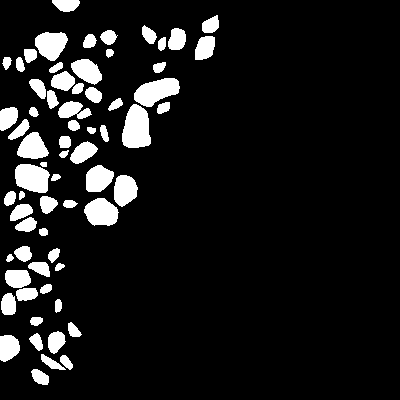
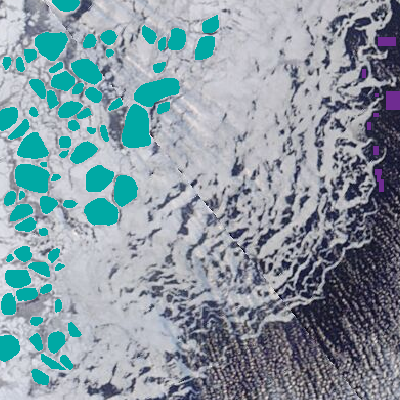
Layer changes from the first 400x400 image to the second:
renamed "landfast ice" to "water samples", painted on it over <box>362,37,400,192</box>
hid "ice floes" (1st of 2) over <box>0,0,400,400</box>
